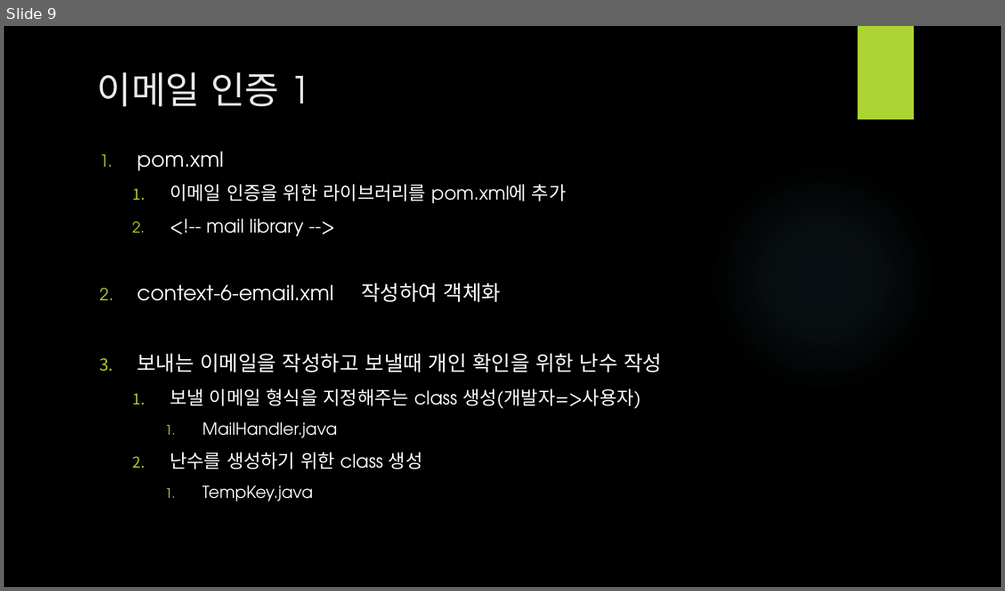
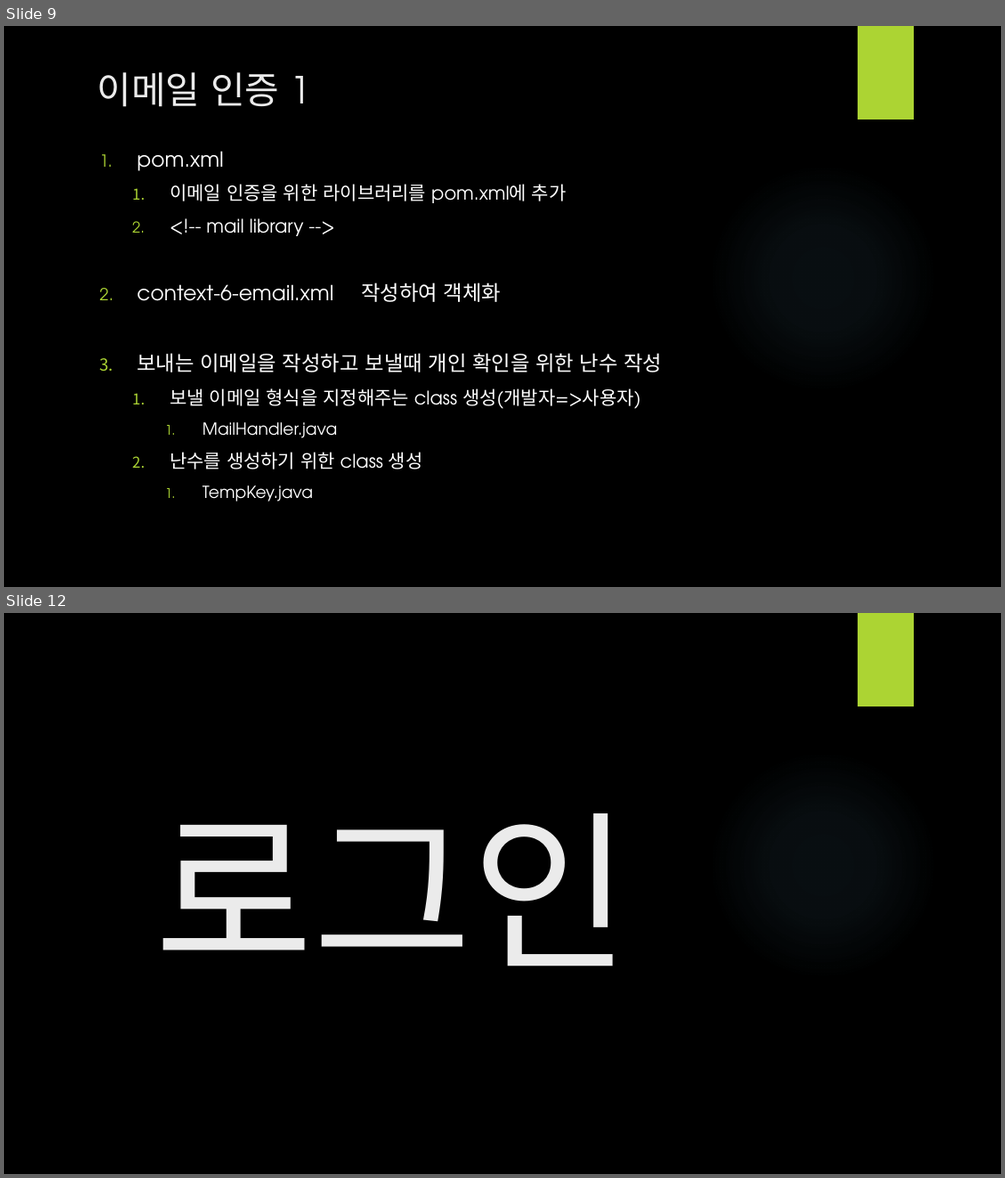
Before and after one commit to LDWon/1teamProject, a slide deck: 1조 실종자게시판_이동원.pptx. Shown one above the other, each under a label of ours: slide 9 before the commit, slides 9 and 12 after it; the slides between them are not shown. The pictures are 1005x591 and 1005x1178 pixels, drawn with LibreOffice and Linux fonts; fonts in the diff are those of the drawing; background and template pictures are left out. Boxes give left, top, right and bottom in pixels: in the first picture for what was removed or moved away, otherwise in the second. Text is boxed around its words. In the diff, an @@ line names an element or a change of style, - is before the commit and + after.

```diff
--- a/1조 실종자게시판_이동원.pptx
+++ b/1조 실종자게시판_이동원.pptx
@@ slide 12 added at (4,613,1001,1174), background picture (left out); not listed: 2 template elements that a slide beside it also shows @@
@@ title added at (154,813,631,966), 166 pt, text #EBEBEB @@
+로그인
```
Also in this commit, not shown: 2 slides changed, 16 other slides added.
